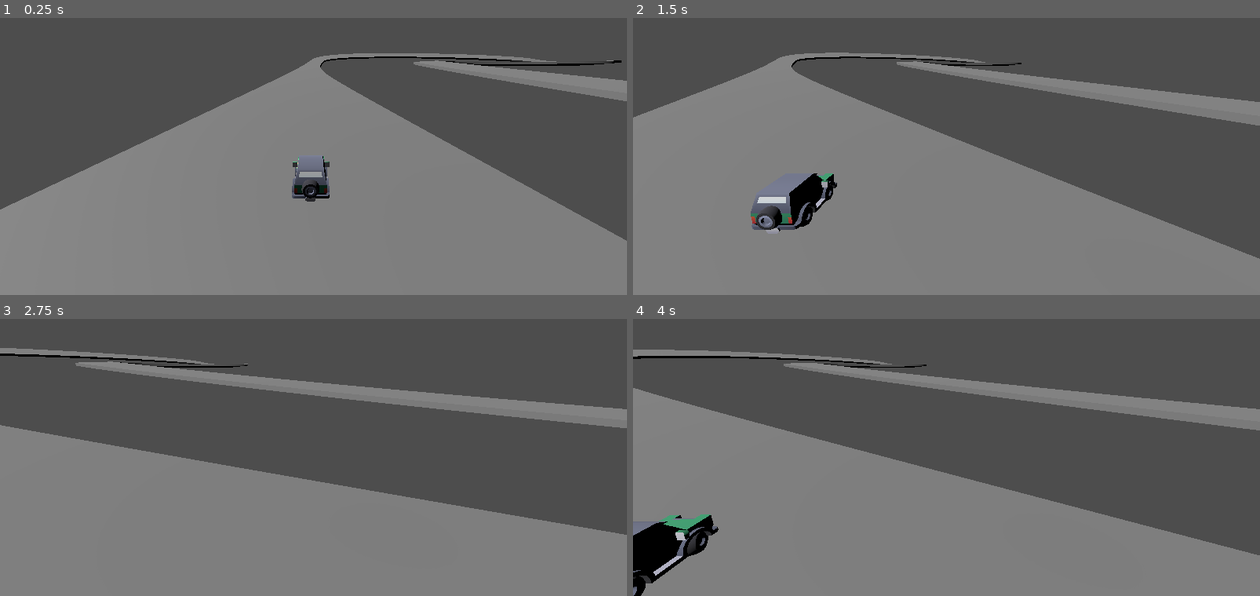
Above: before the commit, frames 1-4 (two rows, left to right).
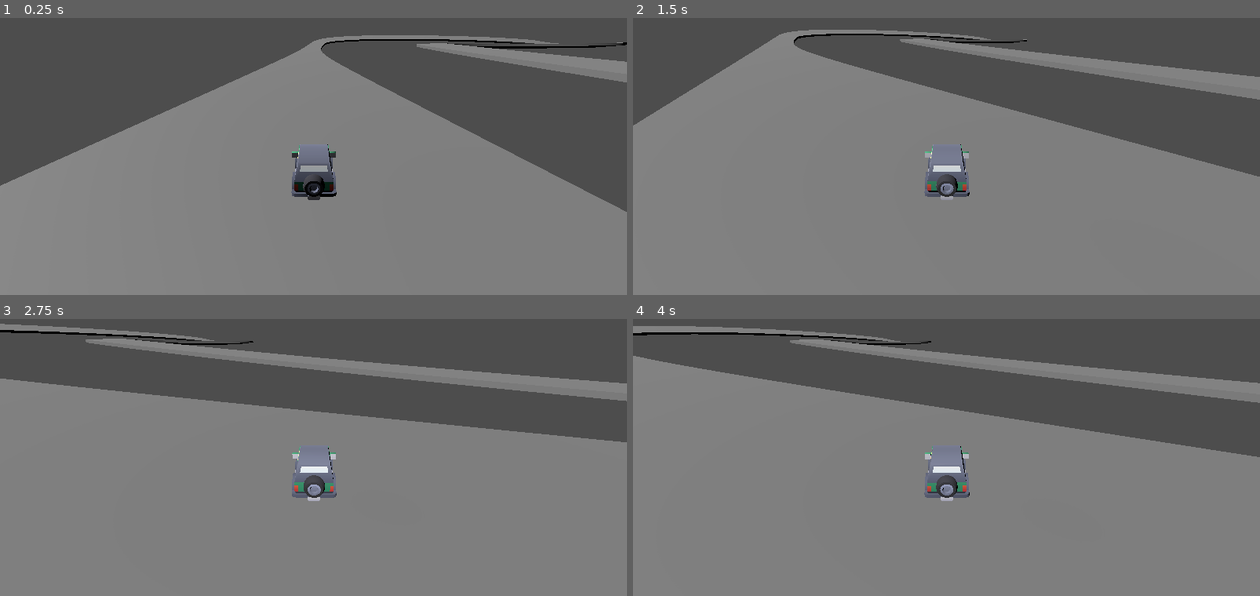
Above: after the commit, the same moments.

Repository: pGabrielVP/carro-godot
Game: Godot game, scene res://mapa.tscn
The game is run twice, just before and just after one commit, with the same random seed, the same clock (stepped at 60 frames per second) and the same inputs. The project has no main scene, so this scene is started directly.
Inputs:
- Up to frame 1 (0.25 s): no input
- Up to frame 2 (1.5 s): hold D (direita_arcade) 0.53-1.28 s; hold Q (acelerador_leve) 0.53-1.28 s; hold Down (marcha_baixo) from 1.28 s (still down); tap W (acelerador_medio) at 1.35 s
- Up to frame 3 (2.75 s): release Down (marcha_baixo) at 2.03 s; hold D (direita_arcade) from 2.03 s (still down); hold E (acelerador_pesado) from 2.03 s (still down)
- Up to frame 4 (4 s): release D (direita_arcade) at 2.78 s; release E (acelerador_pesado) at 2.78 s; hold Up (marcha_cima) 2.78-3.53 s; tap Space (embreagem) at 2.85 s; hold A (esquerda_arcade) from 3.53 s (still down); hold Shift (freio) from 3.53 s (still down)

The runs differ from the first frame. In frame 1, 13% of the frame differs, in the area x 0-100%, y 6-81%; in frame 2, 25%; in frame 3, 35%; in frame 4, 36%, in the area x 0-100%, y 2-100%.

Commit message:
arruma camera

Diff:
--- a/arcade_style_control/camera_3d.gd
+++ b/arcade_style_control/camera_3d.gd
@@ -4,6 +4,9 @@
 @onready var bola: RigidBody3D = $"../RigidBody3D"
 
 # Called every frame. 'delta' is the elapsed time since the previous frame.
-func _process(delta: float) -> void:
-	global_position = bola.global_position + Vector3(8,4,0)
-	global_transform.basis.x = -carro.global_transform.basis.x
+func _process(_delta: float) -> void:
+	#position = lerp(position, carro.position + Vector3(0.0, 2.27, -3.568), 10 * delta)
+
+	#global_position = bola.global_position + Vector3(8,4,0)
+	#global_transform.basis.x = -carro.global_transform.basis.x
+	pass
--- a/arcade_style_control/carro.tscn
+++ b/arcade_style_control/carro.tscn
@@ -27,6 +27,7 @@
 [node name="RayCast3D" type="RayCast3D" parent="suv"]
 collide_with_areas = true
 
-[node name="Camera3D" type="Camera3D" parent="."]
-transform = Transform3D(-0.999998, -0.000893835, -0.00162567, -0.00128861, 0.965054, 0.262048, 0.00133463, 0.26205, -0.965053, 0, 1.26963, -3.56757)
+[node name="Camera3D" type="Camera3D" parent="suv"]
+transform = Transform3D(-0.999998, -0.00089384, -0.00162567, -0.0013589, 0.94947, 0.313854, 0.00126299, 0.313855, -0.94947, 0, 4.48328, -6.69656)
+current = true
 script = ExtResource("3_ucnnb")
Not shown, added: mapa.tscn2433917953.tmp
